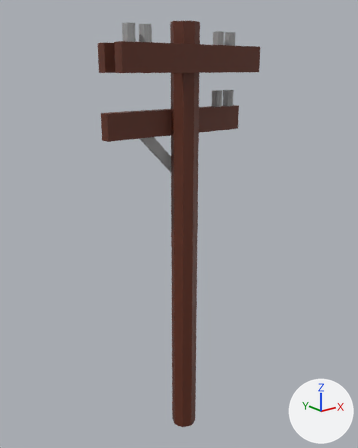
An edit to the glTF model assets/slup.gltf, drawn before and after from the same camera.
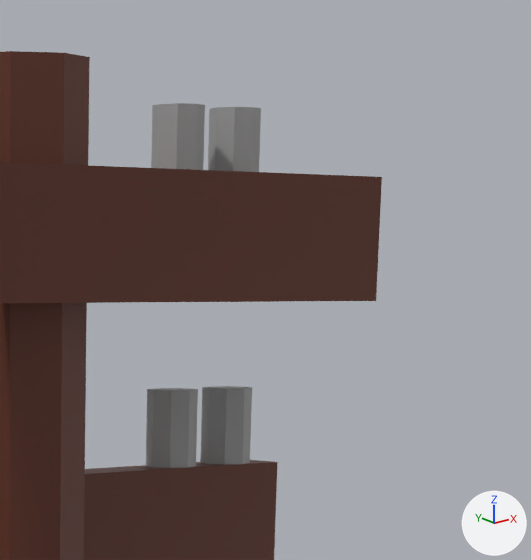
There are two pictures of each version: one whole from a 50 mm lens placed at (-5.71, -6.98, 7.25), pointed at (0.0, 0.16, 4.39), one close up on the part from 51% to 81% of the width and 2% to 28% of the height. The axes (+X, +Y, +Z) are drawn at lower right. The lights are the same throughout. Where no turn or scale is listed for an object, it has been applied to the vertices.
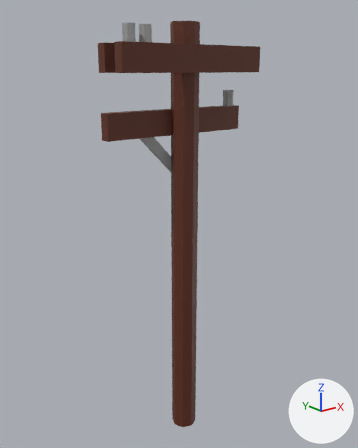
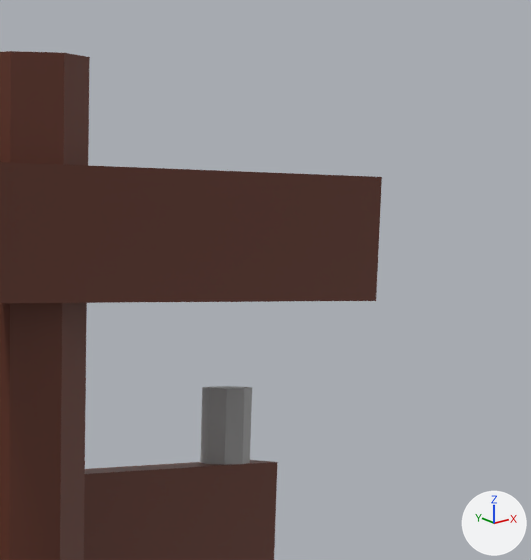
Where the change shows, as pixel boxes [x1, y1, x2, y2] in the close-ups (531 x 560 px):
'Cylinder.004', deleted
    before: [146, 388, 198, 468]
'Cylinder.002', deleted
    before: [151, 103, 205, 170]
'Cylinder.001', deleted
    before: [208, 107, 261, 172]

The change in detail:
Object 'Cylinder.001' (ob_cylinder_001) is deleted.
Object 'Cylinder.002' (ob_cylinder_002) is deleted.
Object 'Cylinder.004' (ob_cylinder_004) is deleted.
